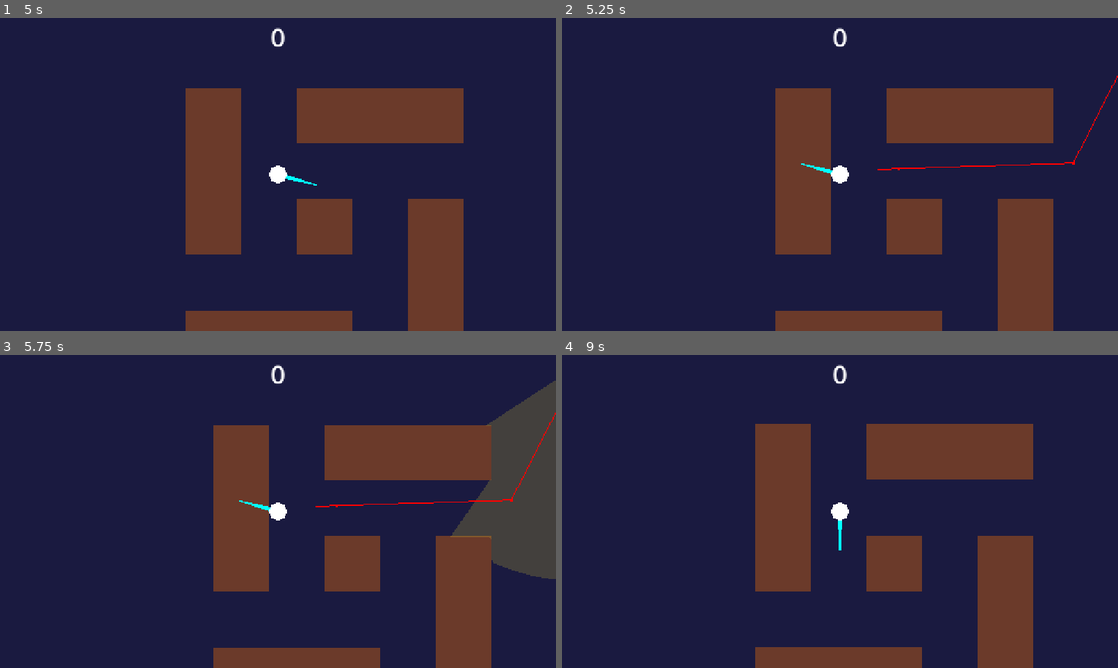
Above: before the commit, frames 1-4 (two rows, left to right).
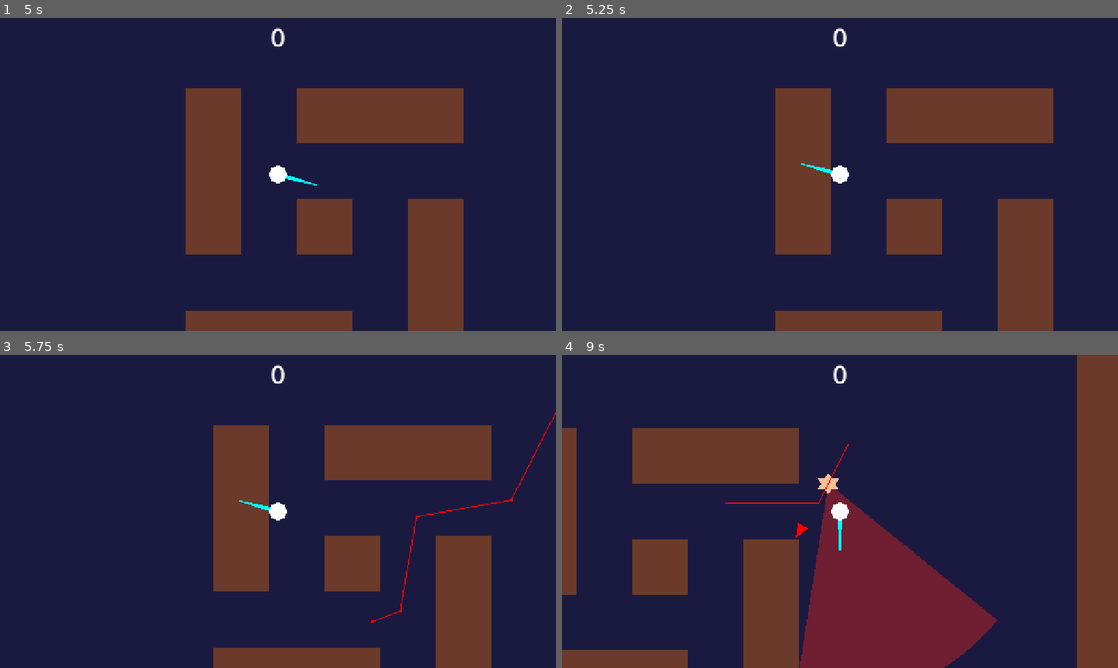
Above: after the commit, the same moments.

Repository: piotrrusak/coldcurve-vancouver
Game: Godot game, scene res://scenes/main.tscn
Same seed, same stepped clock (60 frames per second), same inputs: the game is played once before the commit and once after it.
Inputs (mouse positions are in pixels of both pictures, inside the frame that each line leads up to):
- Up to frame 1 (5 s): click "Start" at 0.5 s; tap Enter at 1.25 s; move the mouse to (400, 158) at 1.27 s; hold D (move_right) 1.28-2.03 s; move the mouse to (166, 190) at 2.02 s; hold S (move_down) 2.03-2.78 s; move the mouse to (333, 105) at 2.77 s; hold D (move_right) 2.78-3.53 s; tap Space at 3.5 s; move the mouse to (250, 237) at 3.52 s; hold W (move_up) 3.53-4.28 s; move the mouse to (444, 221) at 4.27 s; hold A (move_left) from 4.28 s (still down)
- Up to frame 2 (5.25 s): keep holding A (move_left); move the mouse to (673, 127) at 5.02 s
- Up to frame 3 (5.75 s): keep holding A (move_left)
- Up to frame 4 (9 s): move the mouse to (867, 511) at 5.77 s; release A (move_left) at 5.78 s; hold S (move_down) 5.78-6.53 s; move the mouse to (756, 433) at 6.52 s; hold D (move_right) 6.53-7.28 s; move the mouse to (962, 495) at 7.27 s; hold W (move_up) 7.28-8.03 s; move the mouse to (728, 527) at 8.02 s; hold D (move_right) 8.03-8.75 s; click (840, 552) at 8.75 s, where only the run before the commit has a clickable "Start"

Frame 1 is identical in both runs. In frame 2, 0.2% of the frame differs, in the area x 56-100%, y 18-49%; in frame 3, 7.2%; in frame 4, 42%, in the area x 0-100%, y 0-100%.

Commit message:
Disabled spawning before start

Diff:
--- a/scenes/main.tscn
+++ b/scenes/main.tscn
@@ -58,7 +58,6 @@
 
 [node name="EnemyTimer" type="Timer" parent="." unique_id=536536802]
 wait_time = 5.0
-autostart = true
 
 [node name="StartPosition" type="Marker2D" parent="." unique_id=828276842]
 position = Vector2(963, 713)
--- a/scripts/main.gd
+++ b/scripts/main.gd
@@ -14,6 +14,7 @@
 	$Player.start($StartPosition.position)
 	$HUD.update_score(score)
 	$EnemyTimer.wait_time = GameSettings.enemy_spawn_rate
+	$EnemyTimer.start()
 
 func _on_enemy_timer_timeout():
 	var enemy = enemy_scene.instantiate()
@@ -26,6 +27,3 @@
 func _on_enemy_killed():
 	score += 1
 	$HUD.update_score(score)
-
-func _on_start_timer_timeout():
-	$EnemyTimer.start()
